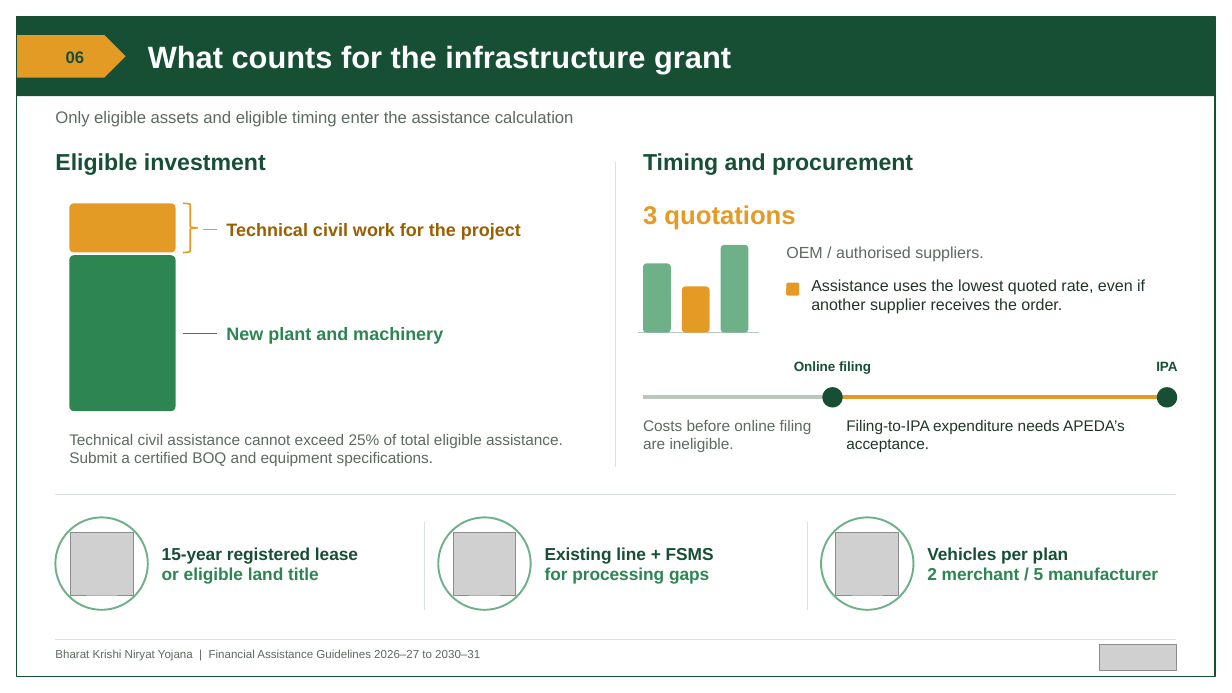
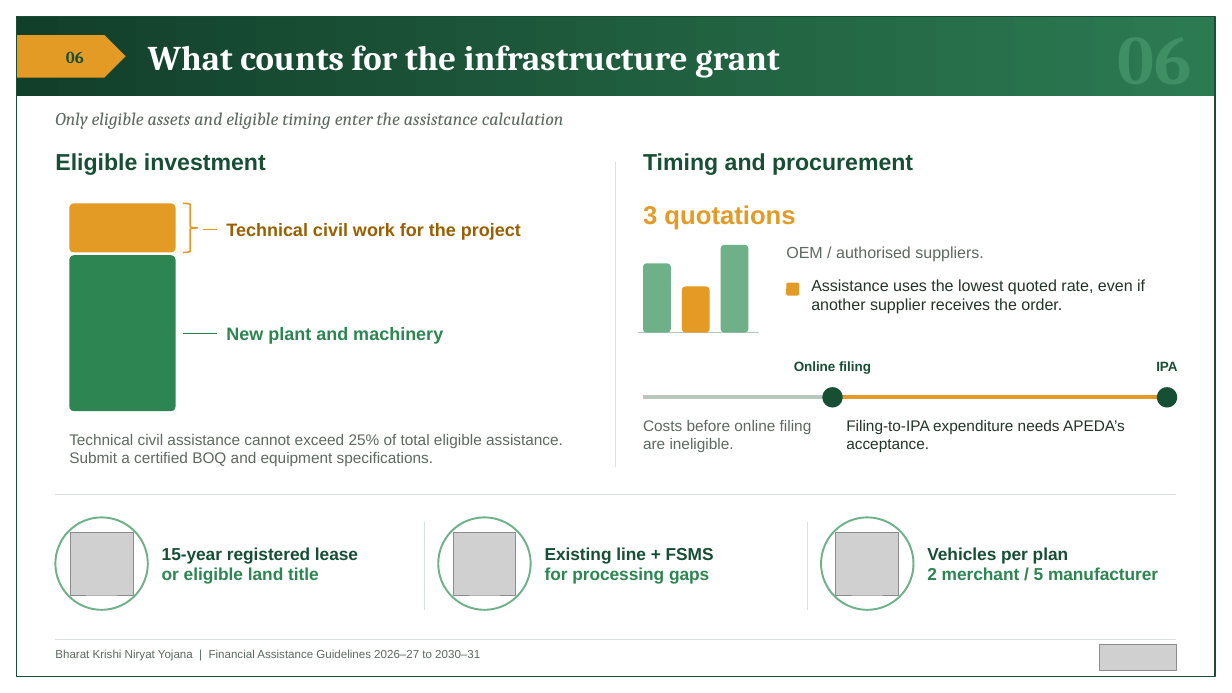
Before and after one commit to BantheFox012/FM, a slide deck: slide 6 of APEDA_BKNY_Standard_40_Percent.pptx. Drawn at 1232x693 pixels with LibreOffice and Linux fonts; fonts in the diff are those of the drawing; grey boxes stand for pictures. Boxes give left, top, right and bottom in pixels: in the first picture for what was removed or moved away, otherwise in the second. Text is boxed around its words. In the diff, an @@ line names an element or a change of style, - is before the commit and + after.

```diff
--- a/APEDA_BKNY_Standard_40_Percent.pptx
+++ b/APEDA_BKNY_Standard_40_Percent.pptx
@@ rectangle at (17,17,1215,96): fill #174F35 to gradient #123F2A to #2C7A52 @@
@@ text "What counts for the infrastructure ..." at (148,45,780,78): size 24 to 27 pt, font Arial to Cambria @@
@@ text "06" at (66,51,84,63): font Arial to Cambria @@
@@ text "Only eligible assets and eligible ..." at (55,112,564,129): size 13 to 14 pt, font Arial to Cambria, italic on @@
@@ text added at (1118,96,1192,98), 54 pt, text #3F8E64, bold @@
+06
```
Also in this commit, not shown: 13 other slides changed.
